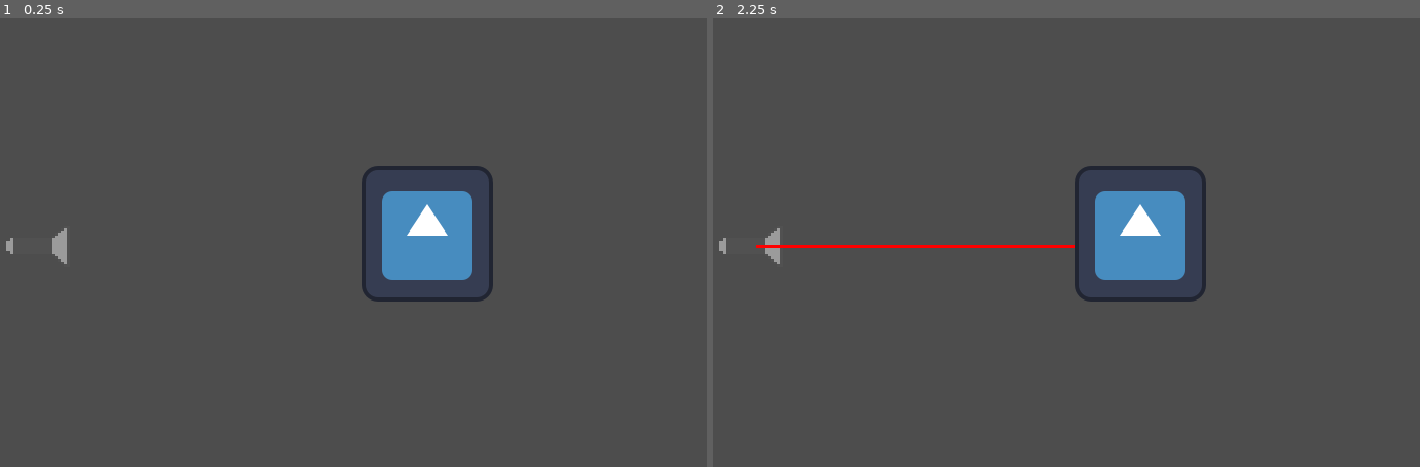
Above: before the commit, frames 1-2 (left to right).
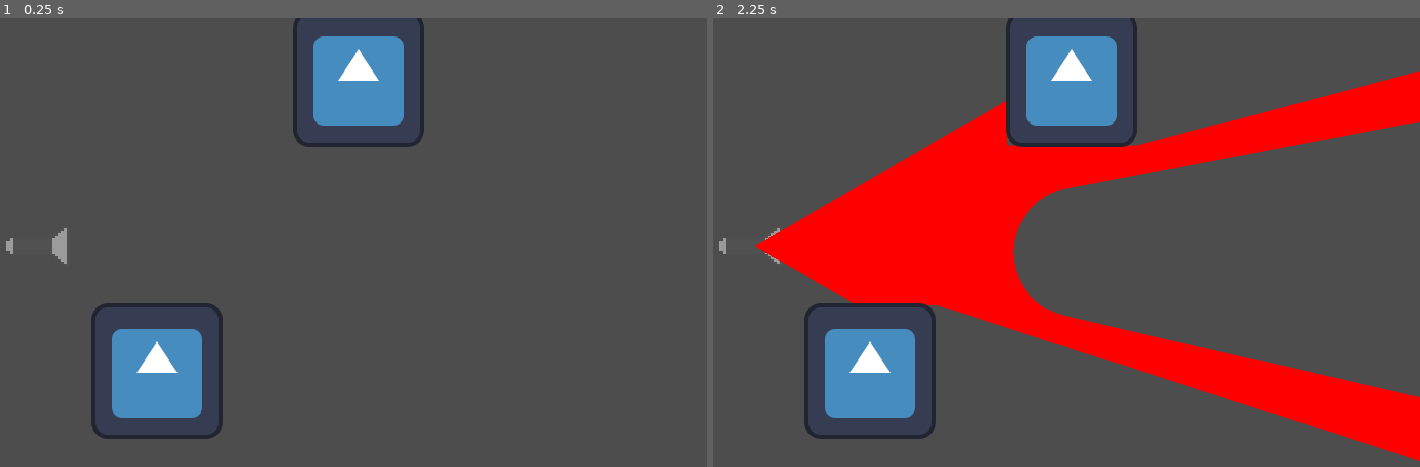
Above: after the commit, the same moments.

Repository: ChunchoMetalero/CC5408-Taller-de-Diseno-y-Desarrollo-de-Videojuegos
Game: Godot game, scene res://Luces.tscn
Same seed, same stepped clock (60 frames per second), same inputs: the game is played once before the commit and once after it. This scene is started directly instead of the project's main scene. The engine's default icon, where the game draws it, is replaced by a stand-in: a white triangle on a blue panel in a dark square.
Inputs:
- Up to frame 1 (0.25 s): no input
- Up to frame 2 (2.25 s): tap Enter at 0.5, 2 s; hold Space (light) 0.53-1.28 s; hold D (right) 0.53-2.03 s; tap W (jump) at 0.77, 1.52 s; tap Space (light) at 1.35 s; hold A (left) from 2.03 s (still down); hold Space (light) from 2.03 s (still down)

The runs differ from the first frame. In frame 1, 9.3% of the frame differs, in the area x 12-70%, y 0-94%; in frame 2, 30%, in the area x 6-100%, y 0-99%.

Commit message:
Cono con n raycast dentro

Diff:
--- a/Lantern.gd
+++ b/Lantern.gd
@@ -1,29 +1,49 @@
 extends StaticBody2D
 
-@onready var linea: Line2D = Line2D.new()
+@onready var lineas: Array = []  # Arreglo para almacenar las líneas
+@onready var angulos: Array = []  # Arreglo para almacenar los ángulos
 
-var angule: float = PI/3
-var origen: Vector2 = Vector2(0,0)
-var target_pos = origen + Vector2(1000,0)
+var num_rayos: int = 1000
+var angulo_inicial: float = -PI/6  # Ángulo inicial de -30 grados
+var angulo_final: float = PI/6  # Ángulo final de 30 grados
+var origen: Vector2 = Vector2(0, 0)
+var distancia_maxima: float = 1000.0  # Distancia máxima del raycast
 
 
 func _ready() -> void:
-	linea.add_point(origen)
-	linea.add_point(origen)
-	add_child(linea)  # Agregar la línea como un hijo del nodo StaticBody2D
-	linea.default_color = Color(1, 0, 0)  # Color rojo
-	linea.width = 2.0  # Ancho de línea
+	var angulo_incremento = (angulo_final - angulo_inicial) / (num_rayos - 1)
+	for i in range(num_rayos):
+		#ANGULOS
+		var angulo = angulo_inicial + i * angulo_incremento
+		angulos.append(angulo)
+
+		#LINEAS
+		var linea = Line2D.new()
+		lineas.append(linea)  # Agregar la línea al arreglo
+		add_child(linea)
+		linea.default_color = Color(1, 0, 0)  # Color rojo
+		linea.width = 1.0  # Ancho de línea
+		linea.add_point(origen)
+		linea.add_point(origen + Vector2(distancia_maxima, 0))
 
 
 func _physics_process(delta: float) -> void:
+	var espacio = get_world_2d().direct_space_state
 	if Input.is_action_pressed("light"):
-		var space_state = get_world_2d().direct_space_state
-		var query = PhysicsRayQueryParameters2D.create(origen+position, target_pos+position)
-		var result = space_state.intersect_ray(query)
-		if result:
-			print("Hit at point: ", result.position)
-			linea.points[1] = result.position - position
-		else:
-			linea.points[1] = target_pos
+		for i in range(num_rayos):
+			var angulo = angulos[i]
+			var target = Vector2(distancia_maxima *cos(angulo), distancia_maxima *sin(angulo))
+			var query = PhysicsRayQueryParameters2D.create(origen+position,target+position)
+			var result = espacio.intersect_ray(query)
+
+			if result:
+				lineas[i].points[1] = result.position - position
+			else:
+				lineas[i].points[1] = target
 	else:
-		linea.points[1] = origen
+		for linea in lineas:
+			linea.points[1] = origen
+
+	if Input.is_action_just_pressed("left"):
+		for i in range(3):
+			print(i)
--- a/Luces.tscn
+++ b/Luces.tscn
@@ -7,10 +7,22 @@
 [sub_resource type="RectangleShape2D" id="RectangleShape2D_pb7j8"]
 size = Vector2(83, 86)
 
+[sub_resource type="CircleShape2D" id="CircleShape2D_5kg11"]
+radius = 42.19
+
 [node name="Luces" type="Node2D"]
 
+[node name="Lantern" type="StaticBody2D" parent="."]
+position = Vector2(87, 146)
+script = ExtResource("1_4i2tt")
+metadata/_edit_group_ = true
+
+[node name="Flashlight" type="Sprite2D" parent="Lantern"]
+scale = Vector2(0.121582, 0.103027)
+texture = ExtResource("2_drlxr")
+
 [node name="Cajita" type="StaticBody2D" parent="."]
-position = Vector2(587, 338)
+position = Vector2(289, 39)
 metadata/_edit_group_ = true
 
 [node name="Sprite2D" type="Sprite2D" parent="Cajita"]
@@ -21,7 +33,7 @@
 shape = SubResource("RectangleShape2D_pb7j8")
 
 [node name="Cajita2" type="StaticBody2D" parent="."]
-position = Vector2(333, 138)
+position = Vector2(160, 226)
 metadata/_edit_group_ = true
 
 [node name="Sprite2D" type="Sprite2D" parent="Cajita2"]
@@ -31,11 +43,9 @@
 [node name="CollisionShape2D" type="CollisionShape2D" parent="Cajita2"]
 shape = SubResource("RectangleShape2D_pb7j8")
 
-[node name="Lantern" type="StaticBody2D" parent="."]
-position = Vector2(87, 146)
-script = ExtResource("1_4i2tt")
+[node name="Cajita3" type="StaticBody2D" parent="."]
+position = Vector2(294, 150)
 metadata/_edit_group_ = true
 
-[node name="Flashlight" type="Sprite2D" parent="Lantern"]
-scale = Vector2(0.121582, 0.103027)
-texture = ExtResource("2_drlxr")
+[node name="CollisionShape2D" type="CollisionShape2D" parent="Cajita3"]
+shape = SubResource("CircleShape2D_5kg11")
Not shown: 1 places in Luces.tscn that only renumber resources
